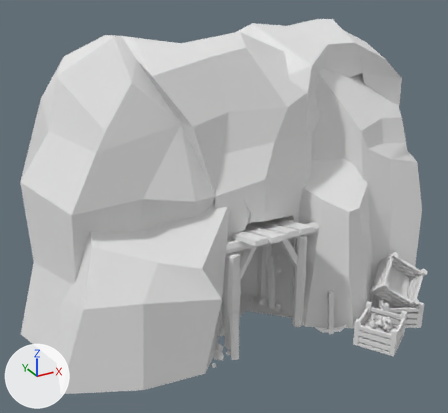
An edit to the FBX model buildings/iron_mine/3d/iron_mine_2.fbx, drawn before and after from the same camera.
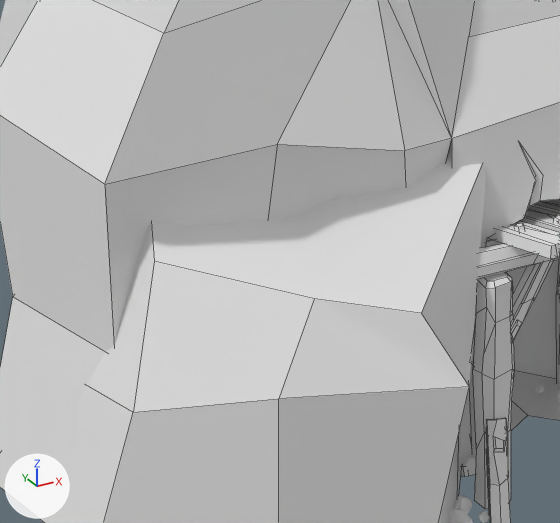
The first picture shows the older version from a camera (50 mm lens) standing at (-3.06, -5.17, 3.62) and looking at (-0.3, -0.15, 1.11). The close-ups show both versions on the part from 6% to 58% of the width and 34% to 86% of the height of that picture; other places that the commit changed are outside them. The lights are fixed; the arrows at lower left show +X, +Y and +Z. The close-ups show mesh edges as thin lines. Where no turn or scale is listed for an object, it has been applied to the vertices.

In view in the first close-up: 'iron_stones', 'rock.003'.
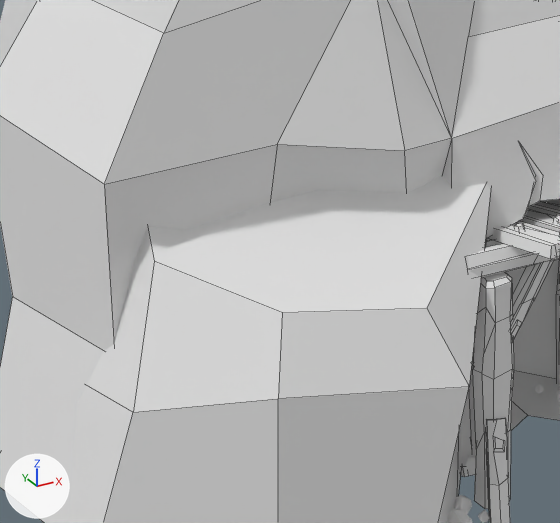
Patch to the scene script:
```diff
--- a/buildings/iron_mine/3d/iron_mine_2.fbx.py
+++ b/buildings/iron_mine/3d/iron_mine_2.fbx.py
@@ me_cube_017 @@
 me_cube_017.from_pydata(...)  # 831 vertices, 553 faces; spans x -2.35..2.19, y -1.24..1.44, z -0.12..2.84
 # used by ob_rock_003; location = (0.0, 0.0, -0.012)
 # verts and faces of me_cube_017; kept vertices keep their numbers, new ones are numbered from 831
 # before: 311 (-0.69, -0.69, 1.5) at pixel (451, 138), 322 (-0.7, -0.36, 0.69), 359 (-0.65, -0.6, 0.01), 387 (-0.69, -0.43, 1.53), 388 (-1.13, -0.11, 1.46)
 # before: 390 (-1.71, -0.29, 1.53), 391 (-0.93, -0.11, 1.46), 392 (-0.54, -0.7, 1.44), 394 (-0.98, -1.0, 1.01) at pixel (421, 313), 396 (-1.29, -0.79, 1.05) at pixel (314, 298)
 # before: 398 (-1.79, -0.56, 1.22) at pixel (154, 261), 401 (-0.83, -1.08, 0.71) at pixel (469, 386), 402 (-0.6, -0.62, 0.87)
+# me_cube_017 part 1
+delete_vertices([392])  # with the faces that use them
+verts[387] = (-0.66, -0.43, 1.47)  # moved
+verts[388] = (-0.97, -0.11, 1.4)  # moved
+verts[390] = (-1.75, -0.29, 1.46)  # moved
+verts[391] = (-1.12, -0.11, 1.4)  # moved
+verts[394] = (-0.94, -0.97, 1.01)  # moved, pixel (426, 308)
+verts[396] = (-1.43, -0.83, 1.05)  # moved, pixel (282, 312)
+verts[831] = (-0.52, -0.7, 1.35)
+faces += [(401, 402, 831), (387, 388, 391, 390, 398, 396, 394, 831), (311, 322, 359), (394, 401, 831)]  # mat_resources (white #e7e7e7)
 me_cube_017.materials.append(mat_resource)
@@ ob_rock_003 @@
 ob_rock_003 = bpy.data.objects.new('rock.003', me_cube_017)
-ob_rock_003.location = (0.0, 0.0, -0.012)
+ob_rock_003.location = (-0.001, 0.0, -0.012)
```

Boxes [x1, y1, x2, y2] around the edits, measured in the close-ups (560 x 523 px):
'rock.003', reshaped, moved
    both: [0, 0, 560, 523]
part 1 of me_cube_017, built on
    before: [88, 139, 486, 412]
    after: [87, 139, 491, 412]
